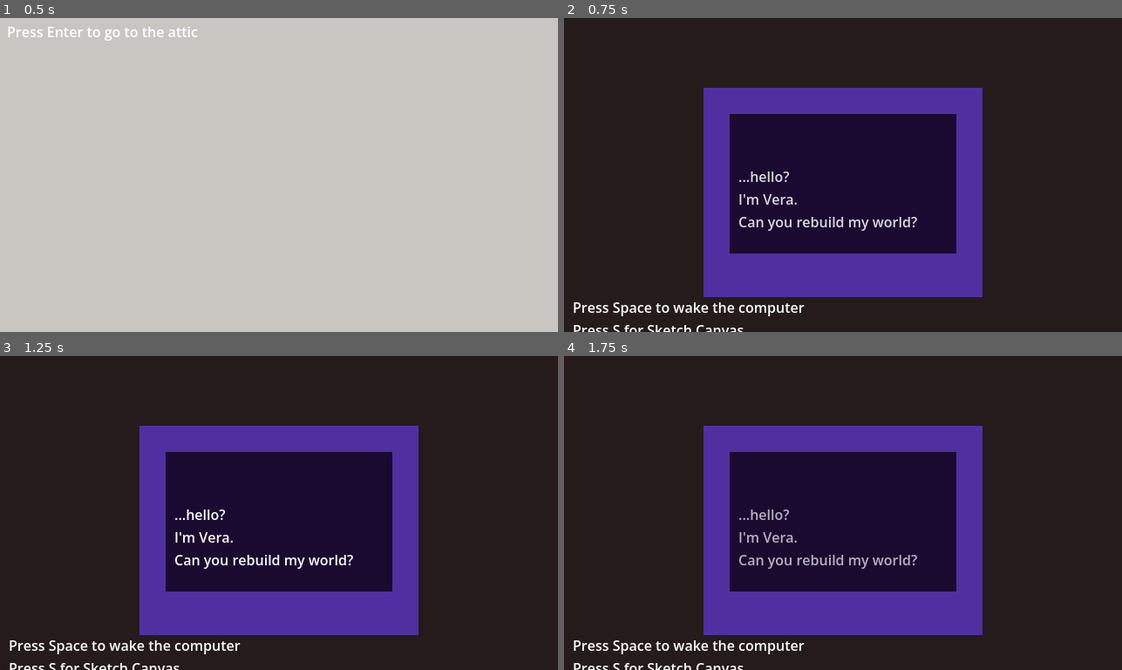
Above: before the commit, frames 1-4 (two rows, left to right).
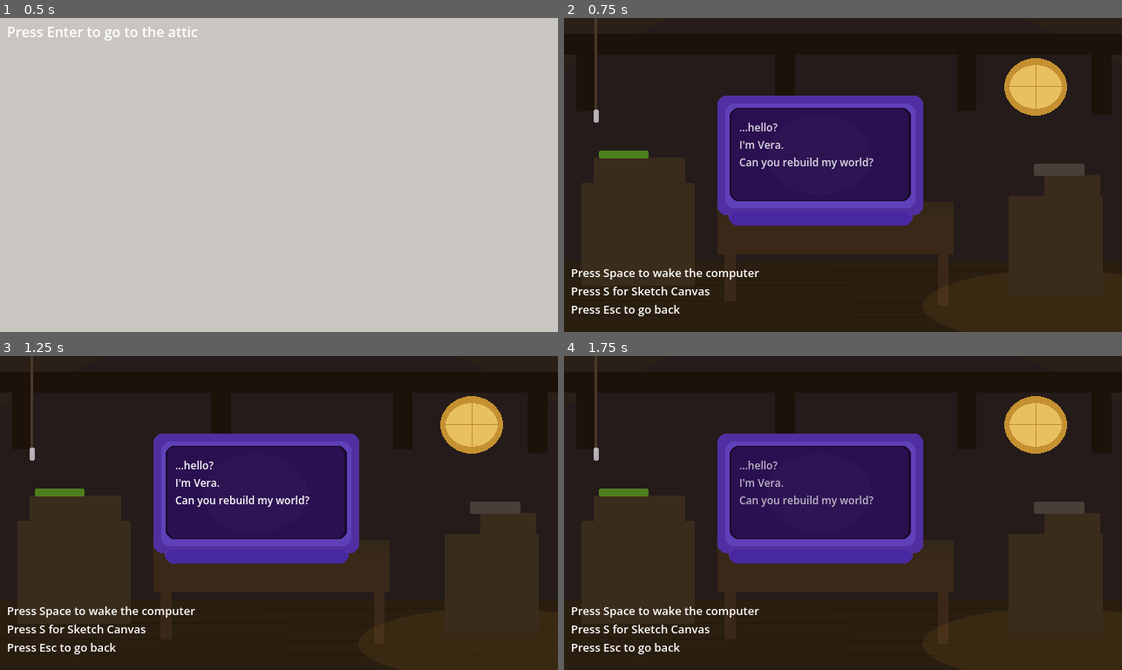
Above: after the commit, the same moments.

Repository: filamentedshop-hash/ReLoom
Game: Godot game, scene res://scenes/main.tscn
Same seed, same stepped clock (60 frames per second), same inputs: the game is played once before the commit and once after it.
Inputs (mouse positions are in pixels of both pictures, inside the frame that each line leads up to):
- Up to frame 1 (0.5 s): no input
- Up to frame 2 (0.75 s): tap Enter (ui_accept) at 0.5 s; move the mouse to (965, 159) at 0.52 s; tap Space at 0.6 s; click (965, 159) at 0.67 s
- Up to frame 3 (1.25 s): tap Enter (ui_accept) at 0.77 s
- Up to frame 4 (1.75 s): tap Space at 1.25 s; drag from (731, 528) to (815, 575) at 1.27 s

Frame 1 is identical in both runs. In frame 2, 33% of the frame differs, in the area x 1-94%, y 0-100%; in frame 3, 33%; in frame 4, 33%.

Commit message:
Day 1 complete - attic background painted, Vera wakes up in scene

Diff:
--- a/scenes/attic.tscn
+++ b/scenes/attic.tscn
@@ -1,21 +1,22 @@
 [gd_scene format=3 uid="uid://db6u4mshdmjj"]
 
 [ext_resource type="Script" uid="uid://dqvfuvv8fg2uu" path="res://scenes/attic.gd" id="1_ha761"]
+[ext_resource type="Texture2D" uid="uid://cr8t8re8u4jrm" path="res://art/attic_bg.png" id="2_a57kk"]
 
 [node name="Attic" type="Node2D" unique_id=670430257]
 script = ExtResource("1_ha761")
 
-[node name="background" type="ColorRect" parent="." unique_id=2043536211]
+[node name="background" type="TextureRect" parent="." unique_id=1111803509]
 offset_right = 640.0
 offset_bottom = 360.0
-color = Color(0.14117648, 0.105882354, 0.101960786, 1)
+texture = ExtResource("2_a57kk")
 
 [node name="Computer" type="ColorRect" parent="." unique_id=910850343]
 offset_left = 160.0
 offset_top = 80.0
 offset_right = 480.0
 offset_bottom = 320.0
-color = Color(0.3137255, 0.1882353, 0.627451, 1)
+color = Color(0.3137255, 0.1882353, 0.627451, 0)
 
 [node name="Screen" type="ColorRect" parent="Computer" unique_id=1812707828]
 layout_mode = 0
@@ -23,17 +24,19 @@
 offset_top = 30.0
 offset_right = 290.0
 offset_bottom = 190.0
-color = Color(0.101960786, 0.039215688, 0.1882353, 1)
+color = Color(0.101960786, 0.039215688, 0.1882353, 0)
 
 [node name="VeraText" type="Label" parent="Computer/Screen" unique_id=1496801905]
 layout_mode = 0
-offset_left = 10.0
-offset_top = 60.0
-offset_right = 50.0
-offset_bottom = 83.0
+offset_left = 11.0
+offset_top = 7.0
+offset_right = 192.0
+offset_bottom = 89.0
+theme_override_font_sizes/font_size = 12
 
 [node name="Hint" type="Label" parent="." unique_id=183635175]
-offset_left = 10.0
-offset_top = 320.0
+offset_left = 8.0
+offset_top = 283.0
 offset_right = 50.0
 offset_bottom = 343.0
+theme_override_font_sizes/font_size = 13
Binary file added: art/attic_bg.png
Not shown, added: art/attic_bg.png.import
